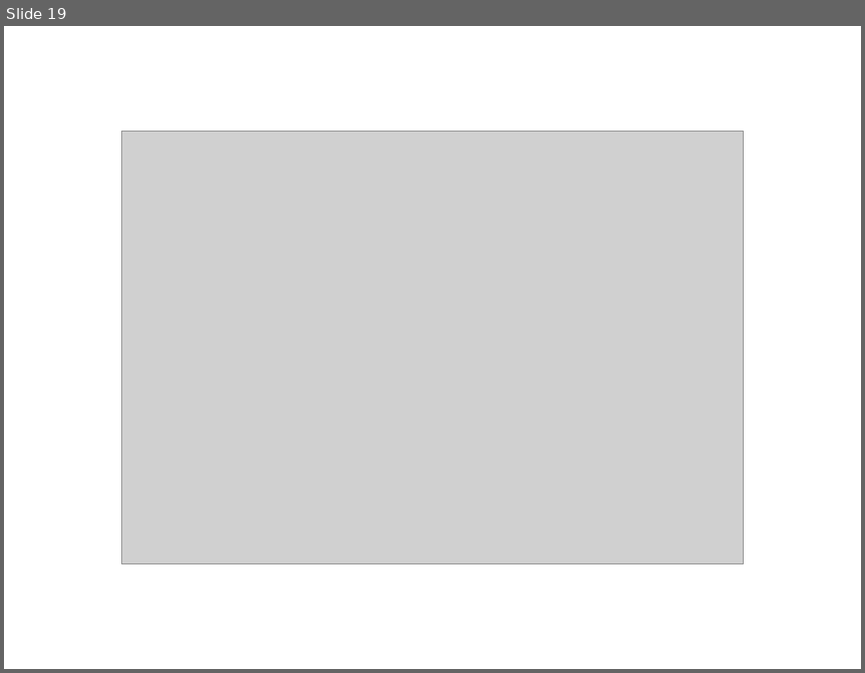
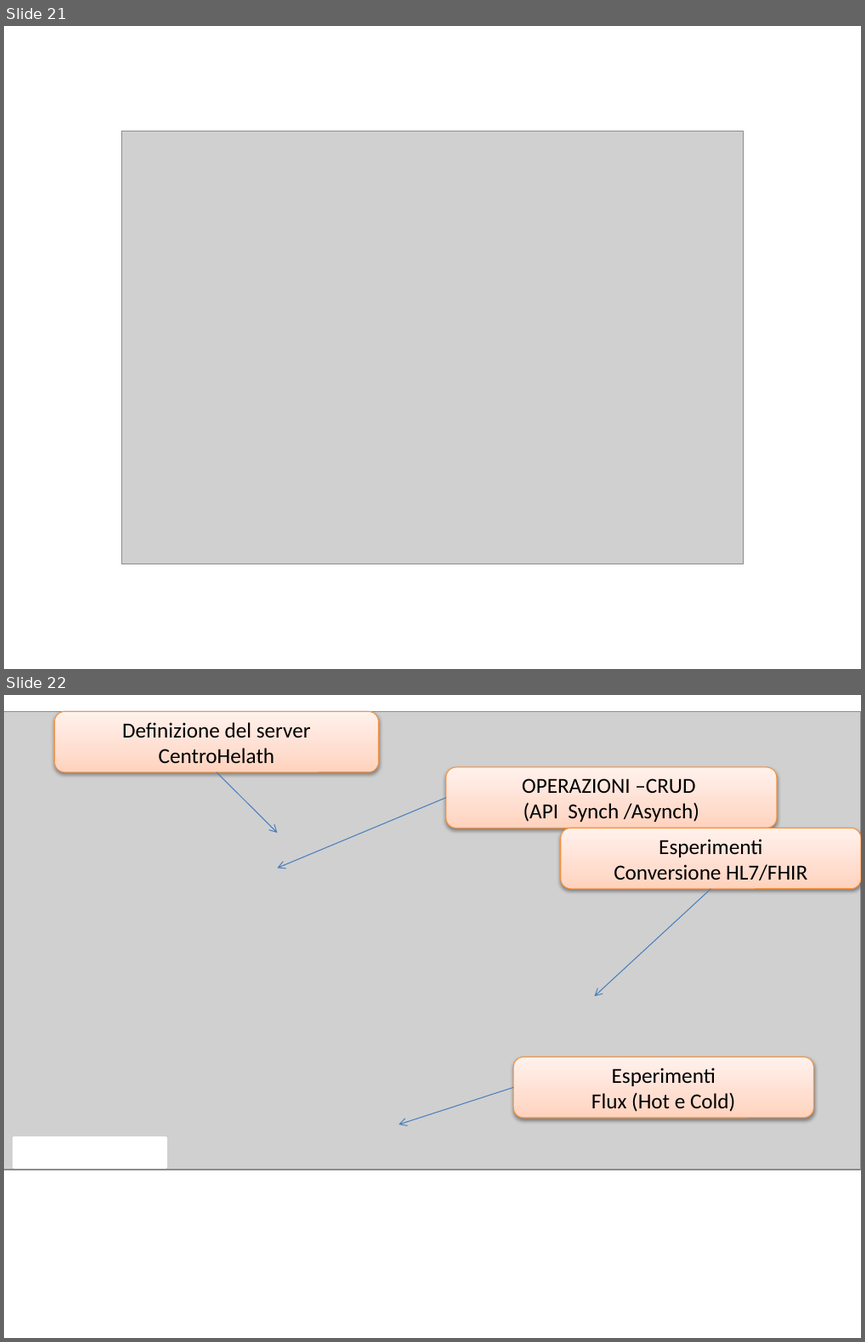
Before and after one commit to anatali/natMaterial, a slide deck: health/userDocs/UniboFigs.pptx. Shown one above the other, each under a label of ours: slide 19 before the commit, slides 21 and 22 after it. The pictures are 865x673 and 865x1342 pixels, drawn with LibreOffice and Linux fonts; fonts in the diff are those of the drawing; grey boxes stand for pictures. Boxes give left, top, right and bottom in pixels: in the first picture for what was removed or moved away, otherwise in the second. Text is boxed around its words. In the diff, an @@ line names an element or a change of style, - is before the commit and + after.

```diff
--- a/health/userDocs/UniboFigs.pptx
+++ b/health/userDocs/UniboFigs.pptx
@@ slide 22 added at [4, 695, 861, 1338], background #FFFFFF @@
@@ picture added at [4, 711, 861, 1168] @@
@@ rounded rectangle added at [54, 711, 378, 772], fill gradient #FFD2BD to #FFDED0 to #FFF2ED, outline #F69240 0.75 pt, 18 pt, text #000000 @@
+Definizione del server CentroHelath
@@ rounded rectangle added at [446, 767, 777, 828], fill gradient #FFD2BD to #FFDED0 to #FFF2ED, outline #F69240 0.75 pt, 18 pt, text #000000 @@
+OPERAZIONI –CRUD
+(API Synch /Asynch)
@@ arrow added from (216, 772) to (278, 833), #4B7EBC 0.75 pt @@
@@ arrow added from (446, 798) to (278, 868), #4B7EBC 0.75 pt @@
@@ rounded rectangle added at [561, 828, 861, 889], fill gradient #FFD2BD to #FFDED0 to #FFF2ED, outline #F69240 0.75 pt, 18 pt, text #000000 @@
+Esperimenti
+Conversione HL7/FHIR
@@ arrow added from (711, 889) to (595, 996), #4B7EBC 0.75 pt @@
@@ rounded rectangle added at [513, 1056, 813, 1117], fill gradient #FFD2BD to #FFDED0 to #FFF2ED, outline #F69240 0.75 pt, 18 pt, text #000000 @@
+Esperimenti
+Flux (Hot e Cold)
@@ arrow added from (513, 1088) to (399, 1124), #4B7EBC 0.75 pt @@
@@ rectangle added at [14, 1138, 166, 1167], fill #FFFFFF, outline #FFFFFF 2 pt @@
@@ what was slide 19 is now slide 21 @@
```
Also in this commit, not shown: 3 other slides added, 2 slides removed, 31 other files.
